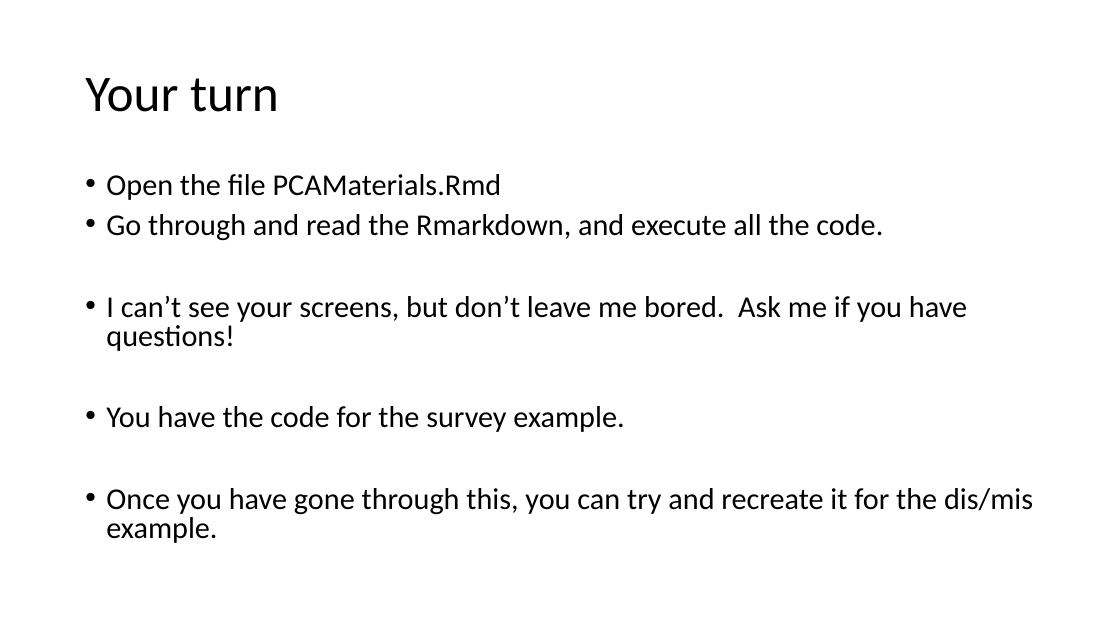
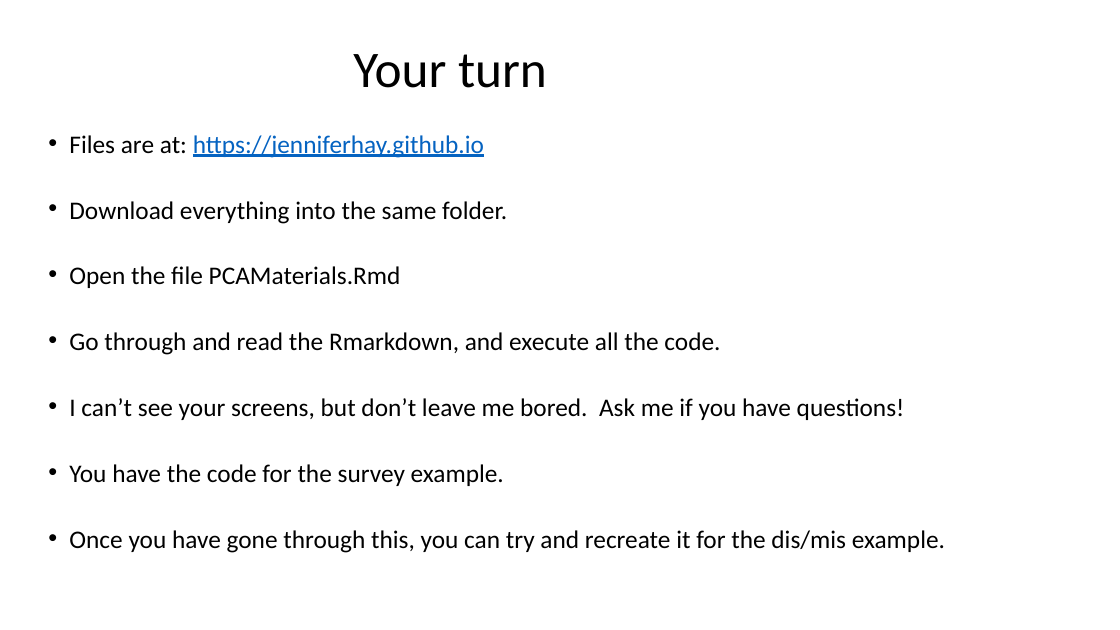
Before and after one commit to jenniferhay/jenniferhay.github.io, a slide deck: slide 40 of pcapresentation.pptx. Drawn at 1120x630 pixels with LibreOffice and Linux fonts; fonts in the diff are those of the drawing. Boxes give left, top, right and bottom in pixels: in the first picture for what was removed or moved away, otherwise in the second. Text is boxed around its words. In the diff, an @@ line names an element or a change of style, - is before the commit and + after.

```diff
--- a/pcapresentation.pptx
+++ b/pcapresentation.pptx
@@ title "Your turn" moved from (x1=85, y1=78, x2=279, y2=112) to (x1=353, y1=54, x2=547, y2=88) @@
@@ text "Files are at: https://jenniferhay.github.io" moved from (x1=106, y1=174, x2=1033, y2=543) to (x1=69, y1=135, x2=945, y2=553) @@
@@ text at (x1=69, y1=135, x2=507, y2=224): paragraphs added @@
+• Files are at: https://jenniferhay.github.io
+• Download everything into the same folder.
@@ text at (x1=69, y1=266, x2=945, y2=553): size 25.9 to 21.7 pt in "Open the file PCAMaterials.Rmd", "Go through and read the Rmarkdown, and ...", "I can’t see your screens, but don’t ...", "You have the code for the survey ..." and 1 more places; line spacing 0.8 to 0.7 @@
```
Also in this commit, not shown: 1 other slide changed, 1 other file.
